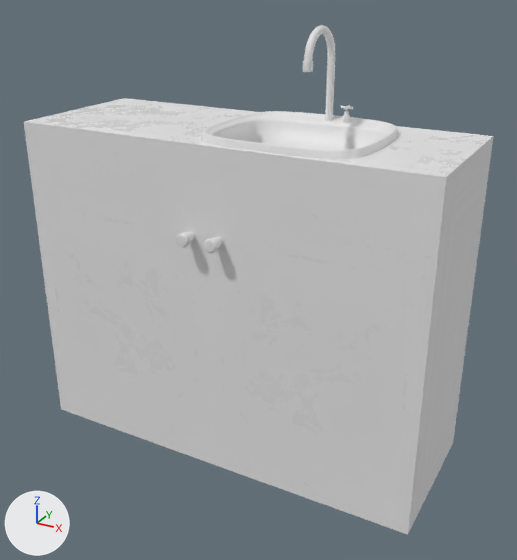
One commit to the FBX model Assets/_Project/Content/Art/3D/Mesh/SM_Prop_Wood_Sink_01.fbx: the scene before it, then after it.
Both versions are drawn from a camera (50 mm lens) standing at (1.2, -2.13, 1.7) and looking at (0.06, -0.06, 0.67). The lights are fixed; the arrows at lower left show +X, +Y and +Z. The first picture is the older version. Where no turn or scale is listed for an object, it has been applied to the vertices.

Objects in the first picture: 'SM_Prop_Wood_Sink_01', 'SM_Prop_Wood_Sink_Door_01', 'SM_Prop_Wood_Sink_Door_01.001', 'SM_Sink_Old_SP.001'.
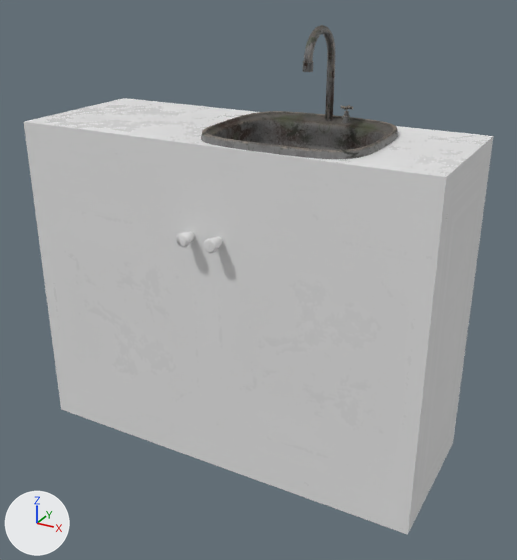
The newer file is also turned or shifted as a whole; pictures and numbers use the older file's frame.

The change, as a diff of the scene's bpy script:
```diff
--- a/Assets/_Project/Content/Art/3D/Mesh/SM_Prop_Wood_Sink_01.fbx.py
+++ b/Assets/_Project/Content/Art/3D/Mesh/SM_Prop_Wood_Sink_01.fbx.py
@@ img_t_sink_roughness_raw_png @@
+img_t_sink_roughness_raw_png = load_image('T_Sink_Roughness_Raw.png', '../Textures/T_Sink/T_Sink_Roughness_Raw.png', 2048, 2048, 'Non-Color')
@@ img_t_sink_albedo_srgb_png @@
+img_t_sink_albedo_srgb_png = load_image('T_Sink_Albedo_sRGB.png', '../Textures/T_Sink/T_Sink_Albedo_sRGB.png', 2048, 2048, 'sRGB')
@@ img_t_sink_normal_raw_png @@
+img_t_sink_normal_raw_png = load_image('T_Sink_Normal_Raw.png', '../Textures/T_Sink/T_Sink_Normal_Raw.png', 2048, 2048, 'Non-Color')
@@ mat_t_sink @@
+mat_t_sink = bpy.data.materials.new('T_Sink')
+# uses the picture img_t_sink_albedo_srgb_png
+# uses the picture img_t_sink_normal_raw_png
+# uses the picture img_t_sink_roughness_raw_png
@@ me_cube_228 @@
 me_cube_228.from_pydata(...)  # 1088 vertices, 1987 faces; spans x -0.287..0.287, y -0.232..0.281, z -0.002..0.416
+me_cube_228.materials.append(mat_t_sink)
```

Pixel boxes [x1, y1, x2, y2] of what changed, in the pictures (517 x 560 px):
'SM_Sink_Old_SP.001', recoloured (white to grey): [201, 25, 398, 159] in both
